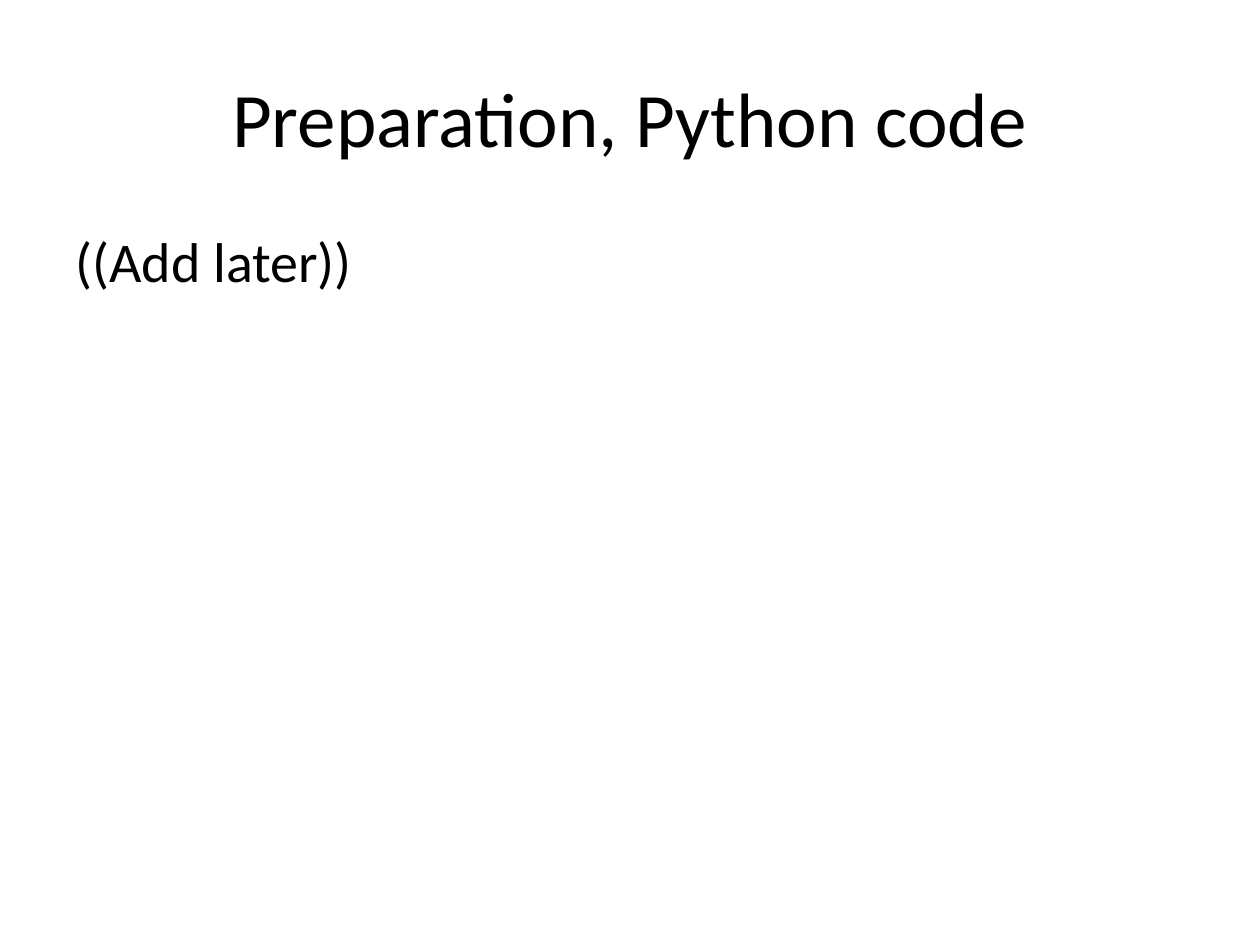
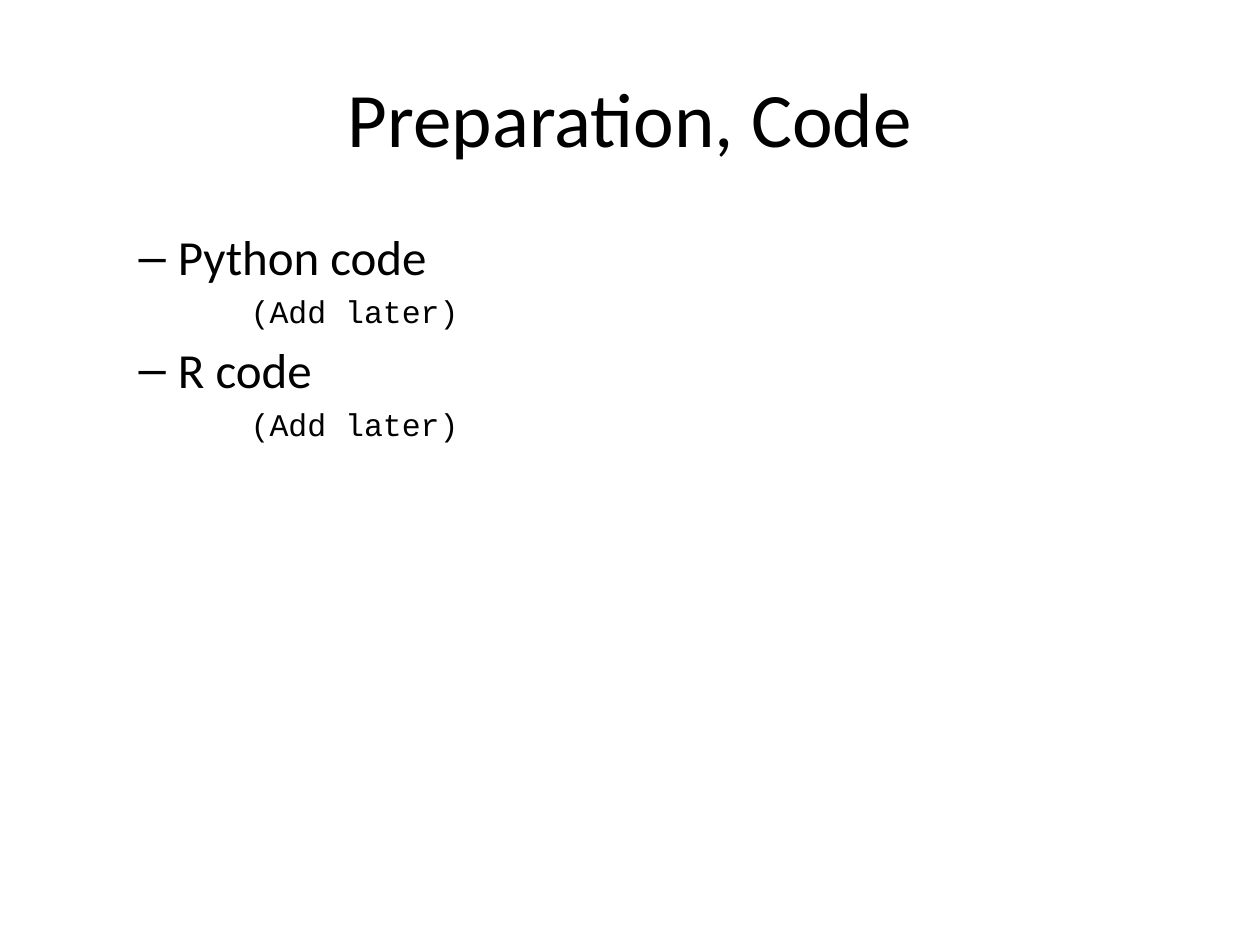
Before and after one commit to pmean/data-visualization, a slide deck: slide 7 of data-viz-02/component/preparation.pptx (slide 6 before the commit). Drawn at 1260x945 pixels with LibreOffice and Linux fonts; fonts in the diff are those of the drawing. Boxes give left, top, right and bottom in pixels: in the first picture for what was removed or moved away, otherwise in the second. Text is boxed around its words. In the diff, an @@ line names an element or a change of style, - is before the commit and + after.

```diff
--- a/data-viz-02/component/preparation.pptx
+++ b/data-viz-02/component/preparation.pptx
@@ title at bbox=[348, 93, 911, 160]: text changed @@
-Preparation, Python code
+Preparation, Code
@@ text at bbox=[178, 241, 458, 443]: text changed; size 32 to 18 pt; font Calibri to Courier New @@
-((Add later))
+  – Python code
+(Add later)
+  – R code
+(Add later)
```
Also in this commit, not shown: 5 other slides changed, 2 slides added, 1 slide removed, 25 other files.
